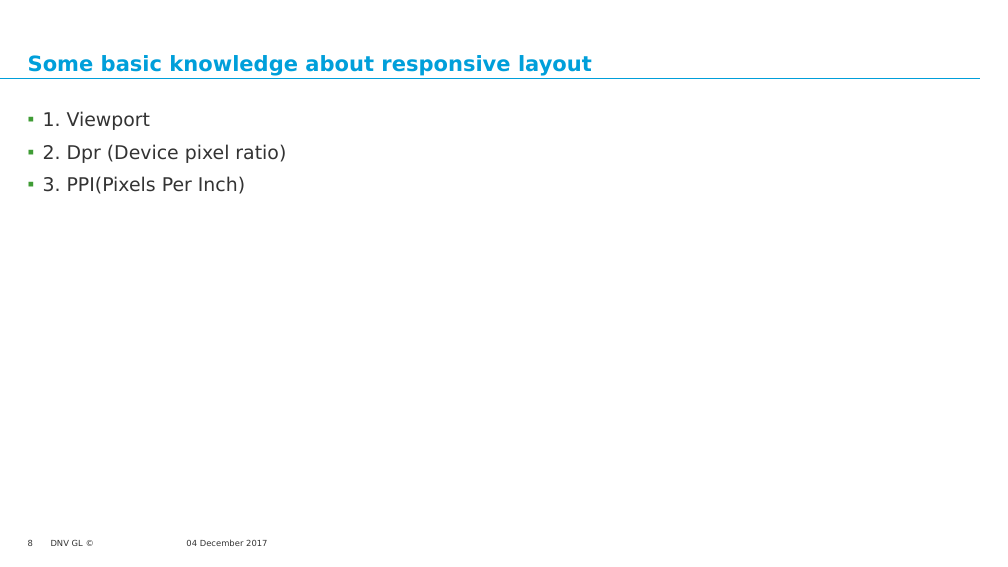
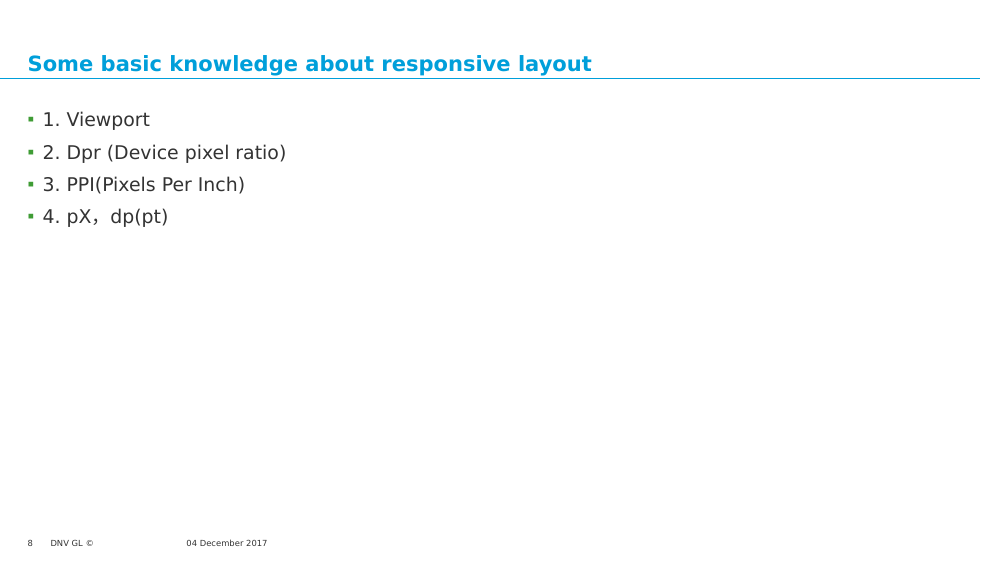
Before and after one commit to wuzinong/Html-Css, a slide deck: slide 8 of knowledgeSharing/TODO/Responsive Layout/Responsive Layout2.pptx. Drawn at 1008x567 pixels with LibreOffice and Linux fonts; fonts in the diff are those of the drawing; background and template pictures are left out. Boxes give left, top, right and bottom in pixels: in the first picture for what was removed or moved away, otherwise in the second. Text is boxed around its words. In the diff, an @@ line names an element or a change of style, - is before the commit and + after.

```diff
--- a/knowledgeSharing/TODO/Responsive Layout/Responsive Layout2.pptx
+++ b/knowledgeSharing/TODO/Responsive Layout/Responsive Layout2.pptx
@@ text at (43, 208, 169, 227): paragraph added @@
+▪ 4. pX，dp(pt)
```
Also in this commit, not shown: 1 other slide changed, 1 slide added, 1 other file.
